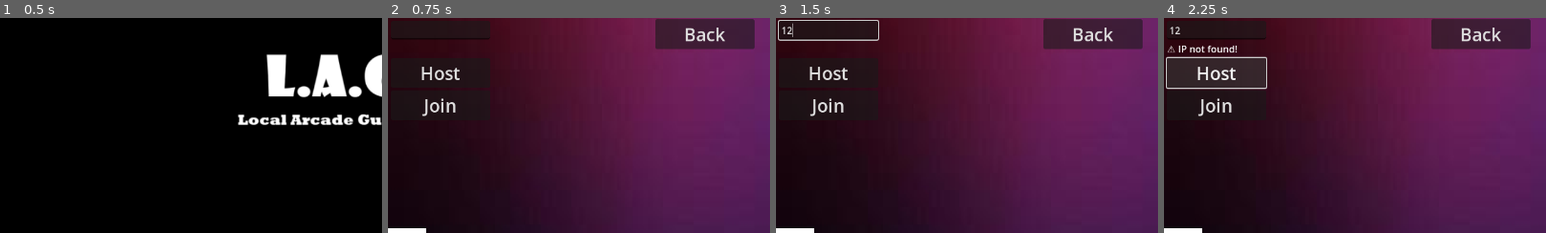
Above: before the commit, frames 1-4 (left to right).
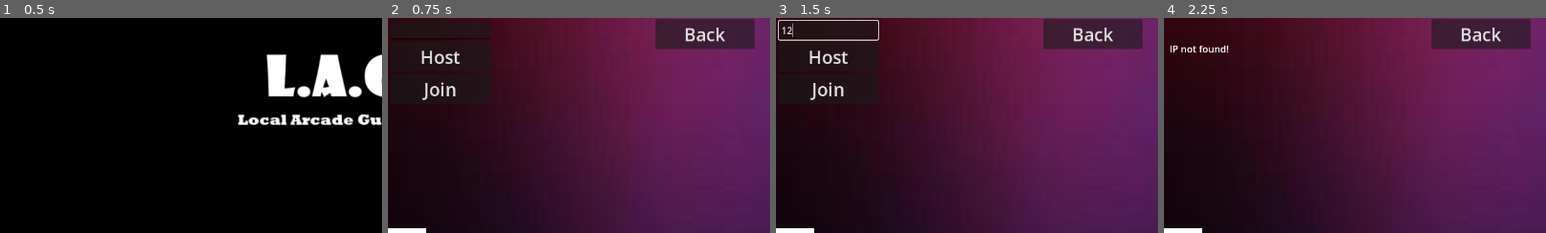
Above: after the commit, the same moments.

Repository: Biggy08/Multiplayer_Test
Game: Godot game, scene res://scenes/menu/MainMenu.tscn
Same seed, same stepped clock (60 frames per second), same inputs: the game is played once before the commit and once after it.
Inputs (mouse positions are % of the whole screen's width and height, from its top left):
- Up to frame 1 (0.5 s): no input
- Up to frame 2 (0.75 s): click "Play" at 0.5 s
- Up to frame 3 (1.5 s): click (7, 3) at 1.27 s; type "12" at 1.35 s
- Up to frame 4 (2.25 s): click "Host" at 2 s
The pictures show only the part of the screen within x 0-50%, y 0-50%; the shares and areas given below are measured in that part.

Frame 1 is identical in both runs. In frame 2, 1.2% of the frame differs, in the area x 8-19%, y 15-46%; in frame 3, 1.2%; in frame 4, 4.9%, in the area x 0-27%, y 4-46%.

Commit message:
minor fix

Diff:
--- a/multiplayer-test/scenes/game/node.gd
+++ b/multiplayer-test/scenes/game/node.gd
@@ -1,16 +1,17 @@
 extends Node
 
 @onready var multiplayer_ui = $UI/Multiplayer
+@onready var host_ip_label = $UI/HostIPLabel
 const PLAYER = preload("res://scenes/game/player.tscn")
 var peer = ENetMultiplayerPeer.new()
 var players: Array[Player] = []
 
 func _ready():
 	$MultiplayerSpawner.spawn_function = add_player
+	host_ip_label.hide()
 
-# =========================================
-# 🔧 Get Valid LAN IP (Android + PC)
-# =========================================
+# Get Valid LAN IP (Android + PC)
+
 func get_valid_lan_ip() -> String:
 	var valid_ips = []
 	for ip in IP.get_local_addresses():
@@ -19,15 +20,14 @@
 				valid_ips.append(ip)
 
 	if valid_ips.size() > 0:
-		print("📡 Valid LAN IPs: ", valid_ips)
+		print("Valid LAN IPs: ", valid_ips)
 		return valid_ips[0]
 	else:
-		print("⚠️ No valid LAN IP found. All IPs: ", IP.get_local_addresses())
+		print("No valid LAN IP found. All IPs: ", IP.get_local_addresses())
 		return "IP_NOT_FOUND"
 
-# =========================================
-# 🎮 HOST
-# =========================================
+
+# HOST
 func _on_host_pressed() -> void:
 	$sound_click.play()
 	print("🎮 GAME HOSTED")
@@ -36,12 +36,12 @@
 	multiplayer.multiplayer_peer = peer
 
 	multiplayer.peer_connected.connect(func(pid):
-		print("✅ PLAYER JOINED: ", pid)
+		print(" PLAYER JOINED: ", pid)
 		$MultiplayerSpawner.spawn(pid)
 	)
 
 	multiplayer.peer_disconnected.connect(func(pid):
-		print("❌ PLAYER LEFT: ", pid)
+		print("PLAYER LEFT: ", pid)
 		var player_node = get_node_or_null(str(pid))
 		if player_node:
 			player_node.queue_free()
@@ -52,13 +52,13 @@
 
 	# 🖥 Show Host IP
 	var ip = get_valid_lan_ip()
-	print("🌐 Host LAN IP: ", ip)
-	var label = multiplayer_ui.get_node("MarginContainer/VBoxContainer/HostIPLabel")
-	label.text = "⚠️ IP not found!" if ip == "IP_NOT_FOUND" else "📡 Your IP: " + ip
+	print(" Host LAN IP: ", ip)
+	host_ip_label.text = " IP not found!" if ip == "IP_NOT_FOUND" else "📡 Your IP: " + ip
+	host_ip_label.show()
 
-# =========================================
-# 🤝 JOIN
-# =========================================
+	multiplayer_ui.hide()
+
+#  JOIN
 func _on_join_pressed() -> void:
 	$sound_click.play()
 
@@ -86,10 +86,9 @@
 	)
 
 	multiplayer_ui.hide()
+	host_ip_label.hide()
 
-# =========================================
-# 🧍‍♂️ SPAWN PLAYER
-# =========================================
+# SPAWN PLAYER
 func add_player(pid):
 	var player = PLAYER.instantiate()
 	player.name = str(pid)
@@ -97,17 +96,16 @@
 	players.append(player)
 	return player
 
-# =========================================
-# 🔑 Get Safe Unique ID
-# =========================================
+
+#  Get Safe Unique ID
 func get_safe_unique_id():
 	if multiplayer.has_multiplayer_peer():
 		return multiplayer.get_unique_id()
 	return -1
 
-# =========================================
-# ❌ Host Disconnected Popup
-# =========================================
+
+# Host Disconnected Popup
+
 func show_host_disconnected_message():
 	var popup = AcceptDialog.new()
 	popup.dialog_text = "Host disconnected. Returning to menu."
@@ -118,9 +116,9 @@
 		get_tree().change_scene_to_file("res://scenes/menu/MainMenu.tscn")
 	)
 
-# =========================================
-# 🔙 BACK Button
-# =========================================
+
+# BACK Button
+
 func _on_back_pressed() -> void:
 	$sound_click.play()
 	var pid = get_safe_unique_id()
--- a/multiplayer-test/scenes/game/node.tscn
+++ b/multiplayer-test/scenes/game/node.tscn
@@ -465,6 +465,12 @@
 text = "Map2
 "
 
+[node name="HostIPLabel" type="Label" parent="UI"]
+offset_left = 5.0
+offset_top = 40.0
+offset_right = 171.0
+offset_bottom = 63.0
+
 [node name="Multiplayer" type="Control" parent="UI"]
 custom_minimum_size = Vector2(10, 10)
 layout_mode = 3
@@ -491,9 +497,6 @@
 [node name="HostIPField" type="LineEdit" parent="UI/Multiplayer/MarginContainer/VBoxContainer"]
 layout_mode = 2
 
-[node name="HostIPLabel" type="Label" parent="UI/Multiplayer/MarginContainer/VBoxContainer"]
-layout_mode = 2
-
 [node name="Host" type="Button" parent="UI/Multiplayer/MarginContainer/VBoxContainer"]
 layout_mode = 2
 theme_override_font_sizes/font_size = 30
Not shown, changed: multiplayer-test/LAG.apk.idsig
